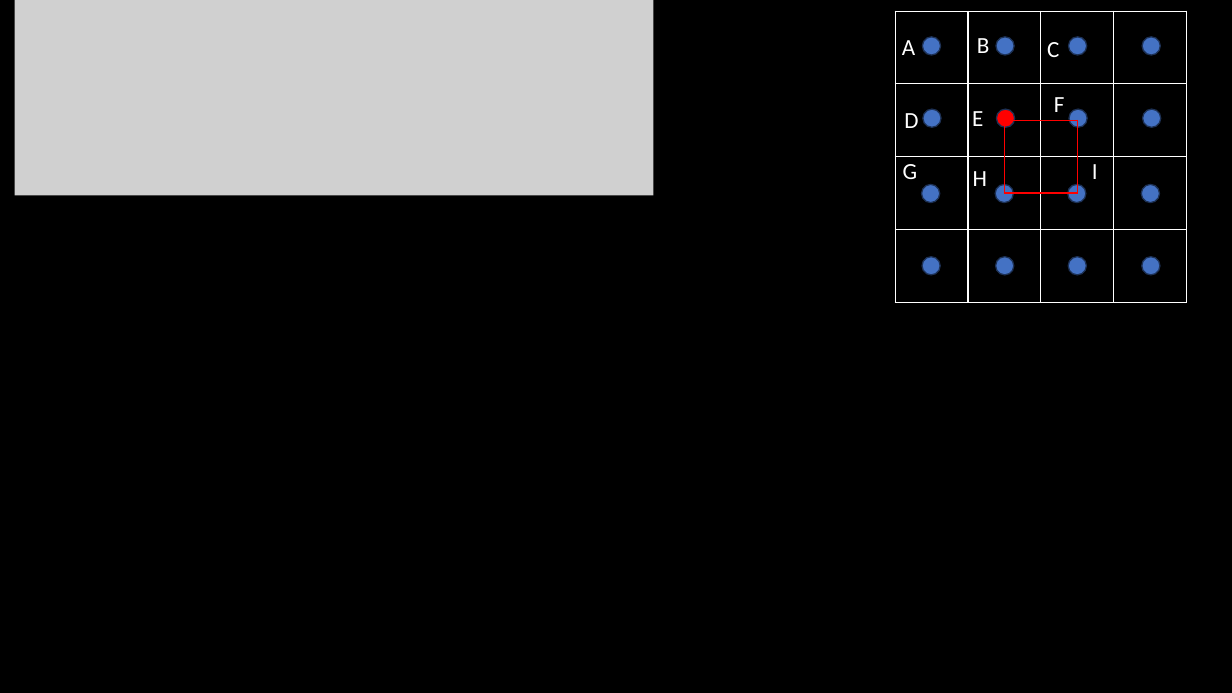
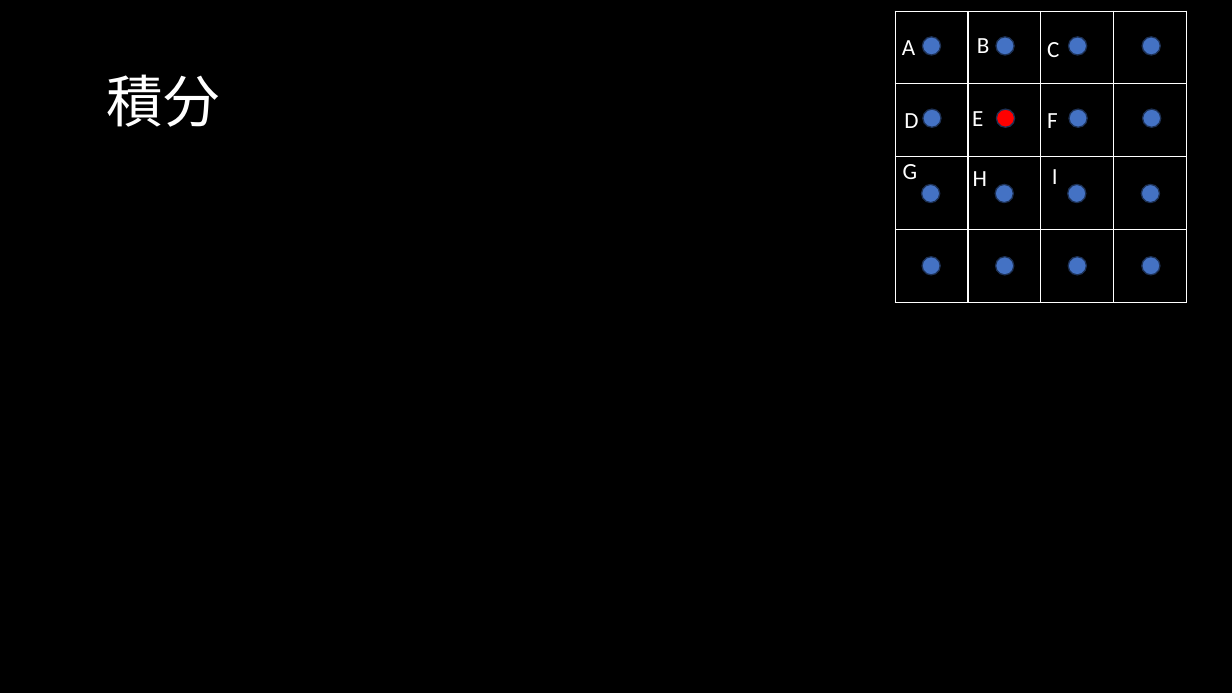
Before and after one commit to s141044/private, a slide deck: slide 3 of memo/cubemap.pptx (slide 4 before the commit). Drawn at 1232x693 pixels with LibreOffice and Linux fonts; fonts in the diff are those of the drawing; grey boxes stand for pictures. Boxes give left, top, right and bottom in pixels: in the first picture for what was removed or moved away, otherwise in the second. Text is boxed around its words. In the diff, an @@ line names an element or a change of style, - is before the commit and + after.

```diff
--- a/memo/cubemap.pptx
+++ b/memo/cubemap.pptx
@@ picture removed at [15, 0, 653, 195] @@
@@ title added at [107, 74, 220, 127], 44 pt, text #FFFFFF @@
+積分
@@ text "F": place and size @@
-text "F" at [1054, 97, 1065, 112]
+text "F" at [1047, 113, 1058, 128]
@@ table removed at [1005, 120, 1078, 193], 1 rows, 1 columns @@
-
@@ text "I": place and size @@
-text "I" at [1092, 164, 1098, 179]
+text "I" at [1052, 169, 1058, 184]
```
Also in this commit, not shown: 2 slides added, 1 slide removed, 24 other files.
